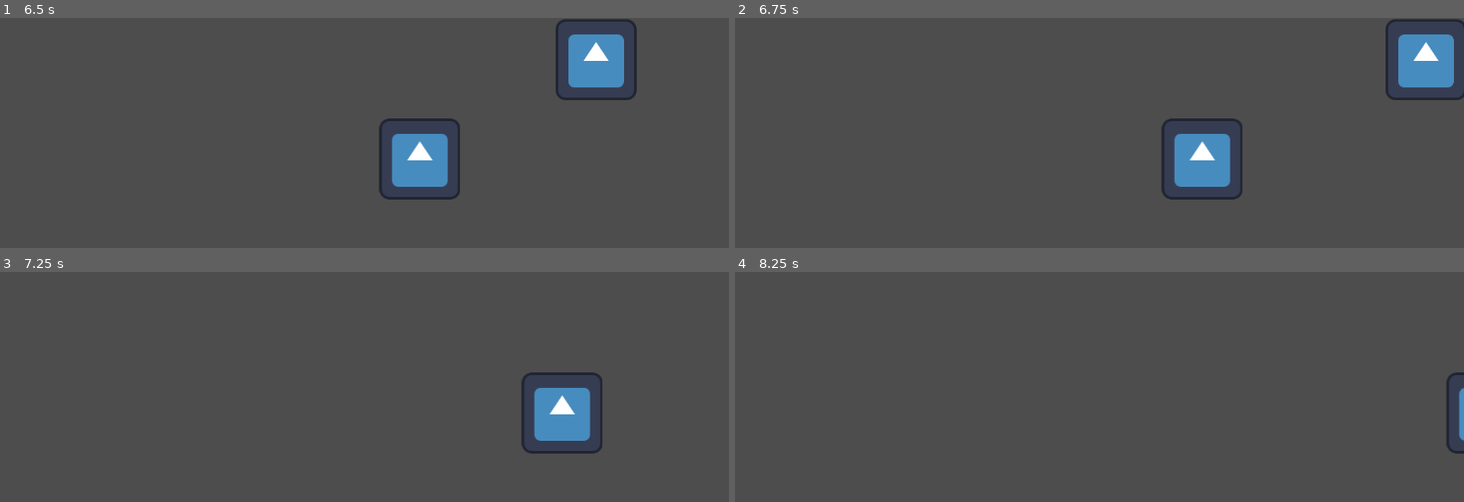
Above: before the commit, frames 1-4 (two rows, left to right).
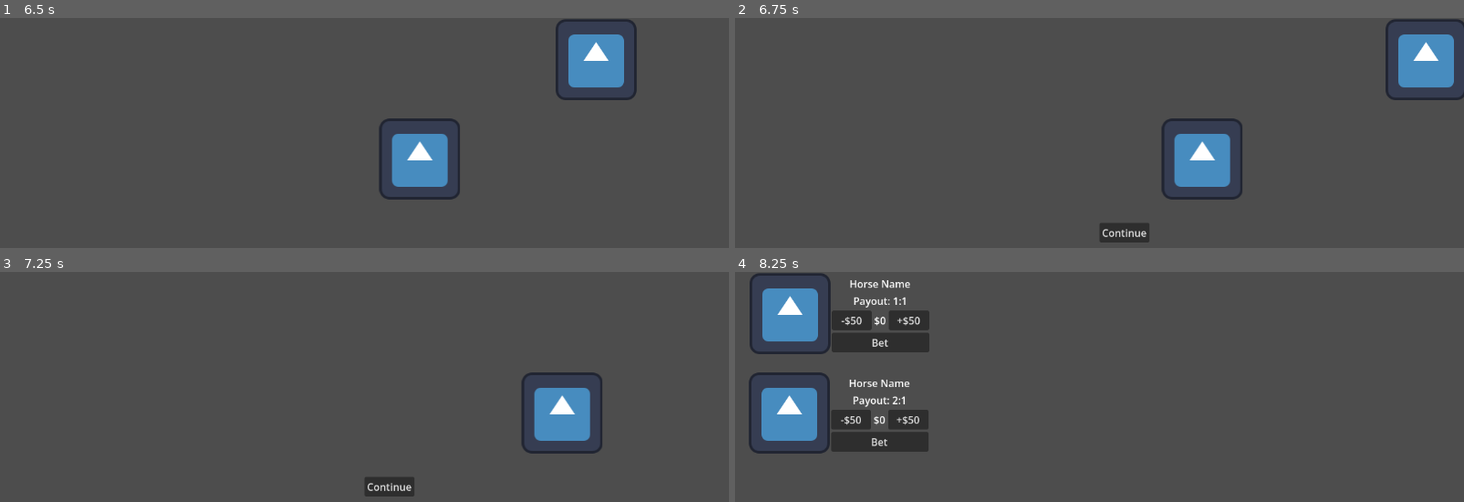
Above: after the commit, the same moments.

Repository: jayvinius/degen-devils
Game: Godot game, scene res://Levels/race_level.tscn
Two runs of this game, one before a commit and one after it. Both use one fixed random seed, a clock stepped at 60 frames per second and the inputs below. The project has no main scene, so this scene is started directly. The engine's default icon, where the game draws it, is replaced by a stand-in: a white triangle on a blue panel in a dark square.
Inputs (mouse positions are in pixels of both pictures, inside the frame that each line leads up to):
- Up to frame 1 (6.5 s): click "-$50" at 0.5 s; click "+$50" at 1.25 s; click "Bet" at 2 s; tap Enter at 2.75 s; tap Space at 3.5 s
- Up to frame 2 (6.75 s): no input
- Up to frame 3 (7.25 s): no input
- Up to frame 4 (8.25 s): click (1121, 485) at 7.25 s, where only the run after the commit has a clickable "Continue"; click (749, 329) at 8 s, where only the run after the commit has a clickable "Race"

Frame 1 is identical in both runs. In frame 2, 0.5% of the frame differs, in the area x 50-57%, y 89-98%; in frame 3, 0.5%; in frame 4, 9.4%, in the area x 1-100%, y 0-79%.

Commit message:
level manager

Diff:
--- a/Entities/Horses/horse.gd
+++ b/Entities/Horses/horse.gd
@@ -54,16 +54,14 @@
 	# 	velocity += get_gravity() * delta
 
 func _on_lower_bet_pressed() -> void:
-	var player = get_tree().get_first_node_in_group("player")
 	if bet_amount >= 0:
 		bet_amount -= 50
-		player.money += 50
+		Player.money += 50
 
 func _on_raise_bet_pressed() -> void:
-	var player = get_tree().get_first_node_in_group("player")
-	if player.money >= 50:
+	if Player.money >= 50:
 		bet_amount += 50
-		player.money -= 50
+		Player.money -= 50
 
 func _on_bet_button_pressed() -> void:
 	EventBus.emit_signal("place_bet", bet_amount, get_path())
@@ -72,9 +70,7 @@
 	%BetUI.hide()
 
 func win() -> void:
-	var player = get_tree().get_first_node_in_group("player")
-	player.money += bet_amount * payout
-
+	Player.money += bet_amount * payout + bet_amount
 
 ## Gross float to ratio
 func float_to_ratio(value: float, max_denominator: int = 1000) -> String:
--- a/Entities/player.gd
+++ b/Entities/player.gd
@@ -1,6 +1,3 @@
 extends Node
 
 @export var money: float = 100
-
-func _ready() -> void:
-	add_to_group("player")
--- /dev/null
+++ b/Globals/LevelManager.tscn
@@ -0,0 +1,6 @@
+[gd_scene format=3 uid="uid://e3487oyd17dd"]
+
+[ext_resource type="Script" uid="uid://cmqr5tyrkfpwn" path="res://Globals/level_manager.gd" id="1_k1jky"]
+
+[node name="LevelManager" type="Node2D" unique_id=2030699357]
+script = ExtResource("1_k1jky")
--- /dev/null
+++ b/Globals/level_manager.gd
@@ -0,0 +1,26 @@
+extends Node2D
+
+var current_scene = null
+
+func _ready() -> void:
+	current_scene = get_tree().current_scene
+
+func goto_scene(path):
+	_deferred_goto_scene.call_deferred(path)
+
+
+func _deferred_goto_scene(path):
+	# It is now safe to remove the current scene.
+	current_scene.free()
+
+	# Load the new scene.
+	var s = ResourceLoader.load(path)
+
+	# Instance the new scene.
+	current_scene = s.instantiate()
+
+	# Add it to the active scene, as child of root.
+	get_tree().root.add_child(current_scene)
+
+	# Optionally, to make it compatible with the SceneTree.change_scene_to_file() API.
+	get_tree().current_scene = current_scene
--- a/Levels/race_level.gd
+++ b/Levels/race_level.gd
@@ -29,6 +29,10 @@
 	else:
 		print("you lost")
 	race_won = true
+	$ContinueButton.show()
 
 func _on_timer_timeout() -> void:
 	EventBus.start_race.emit()
+
+func _on_continue_button_pressed() -> void:
+	LevelManager.goto_scene("res://Levels/upgrade_level.tscn")
--- a/Levels/race_level.tscn
+++ b/Levels/race_level.tscn
@@ -34,5 +34,12 @@
 position = Vector2(-489, -258)
 max_speed = 600.0
 
+[node name="ContinueButton" type="Button" parent="." unique_id=298284935]
+visible = false
+offset_right = 8.0
+offset_bottom = 8.0
+text = "Continue"
+
 [connection signal="body_entered" from="Win post" to="." method="_on_win_post_body_entered"]
 [connection signal="timeout" from="Timer" to="." method="_on_timer_timeout"]
+[connection signal="pressed" from="ContinueButton" to="." method="_on_continue_button_pressed"]
--- /dev/null
+++ b/Levels/upgrade_level.gd
@@ -0,0 +1,13 @@
+extends Node2D
+
+var player_funds: float:
+	set(v):
+		player_funds = v
+		%PlayerFundsLabel.text = "Player Funds: $%s" % player_funds
+
+func _ready() -> void:
+	player_funds = Player.money
+
+
+func _on_button_pressed() -> void:
+	LevelManager.goto_scene("res://Levels/race_level.tscn")
--- /dev/null
+++ b/Levels/upgrade_level.tscn
@@ -0,0 +1,29 @@
+[gd_scene format=3 uid="uid://d3uwnpduksueb"]
+
+[ext_resource type="Script" uid="uid://c8e4354cvuvr4" path="res://Levels/upgrade_level.gd" id="1_cossf"]
+
+[node name="UpgradeLevel" type="Node2D" unique_id=776323558]
+script = ExtResource("1_cossf")
+
+[node name="Control" type="Control" parent="." unique_id=1143135559]
+layout_mode = 3
+anchors_preset = 0
+offset_right = 40.0
+offset_bottom = 40.0
+
+[node name="PlayerFundsLabel" type="Label" parent="Control" unique_id=1583269190]
+unique_name_in_owner = true
+layout_mode = 0
+offset_right = 40.0
+offset_bottom = 23.0
+text = "Player Funds: $0"
+
+[node name="Button" type="Button" parent="Control" unique_id=106746098]
+layout_mode = 0
+offset_left = 1.0
+offset_top = 77.0
+offset_right = 46.0
+offset_bottom = 108.0
+text = "Race"
+
+[connection signal="pressed" from="Control/Button" to="." method="_on_button_pressed"]
--- a/project.godot
+++ b/project.godot
@@ -17,6 +17,8 @@
 [autoload]
 
 EventBus="*uid://df8mo5wk6ce6q"
+LevelManager="*uid://e3487oyd17dd"
+Player="*uid://e2c0uodm0jks"
 
 [editor_plugins]
 
Not shown, added: Globals/level_manager.gd.uid
Not shown, added: Levels/upgrade_level.gd.uid
